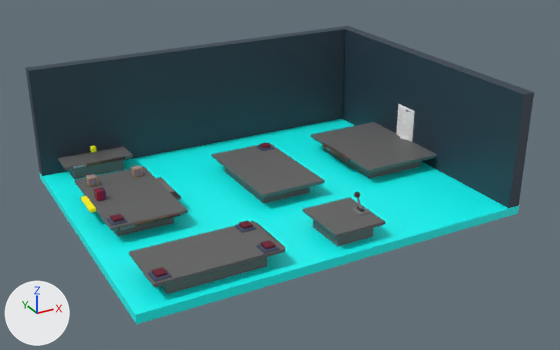
The FBX model Resources/Assets/WIP/FBX/Level[BoxConundrum].fbx as it was, and as the next commit left it.
Before and after are seen from a 50 mm lens placed at (-0.396, -0.743, 0.367), pointed at (0.003, -0.018, 0.004). Every picture has the same lights, and +X, +Y and +Z are marked at lower left. Where no turn or scale is listed for an object, it has been applied to the vertices.
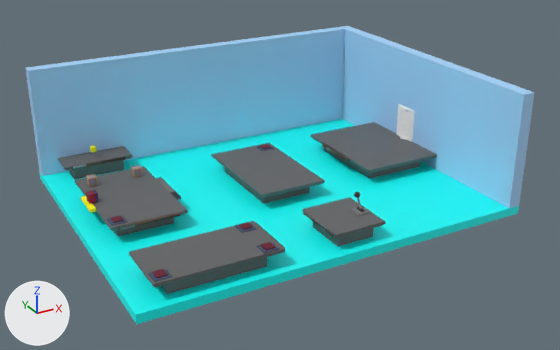
Location of each change, (x1, y1, x2, y2) in pixels of the pictures (560 x 350 px):
'polySurface11', recoloured (cyan to blue): (26, 26, 347, 176) in both
'polySurface10', recoloured: (342, 26, 535, 208) in both
'pCube16', moved: before (94, 187, 106, 201); after (86, 190, 99, 203)
'pCube17', added: after (303, 211, 335, 237)
'button1', moved: before (152, 267, 168, 278); after (152, 269, 168, 279)
'button5', moved: before (260, 240, 276, 250); after (260, 242, 276, 250)
'button3', moved: before (239, 221, 253, 229); after (239, 222, 253, 230)
'button4', moved: before (259, 143, 271, 149); after (260, 144, 271, 149)
'pCube10', moved: before (257, 223, 285, 248); after (258, 224, 285, 248)

What changed in the scene script:
```text
Change mat_wallmat:
    mat_wallmat.base_color: (0.0228, 0.0446, 0.0684) -> (0.392, 0.683, 1.0)  # dark blue #2a3c4a -> blue #a8d7ff
Add me_mesh_032:
    me_mesh_032.from_pydata(...)  # a box spanning x -0.0165..0.0165, y -0.0301..0.0301, z -0.0016..0.0016
    me_mesh_032.materials.append(mat_drawbridge)  # picture img_simplebooks_png
Change ob_pcube10:
    ob_pcube10.location: (-0.1042, -0.134, -0.0023) -> (-0.0883, -0.134, -0.0023)
Change ob_pcube16:
    ob_pcube16.location: (-0.1964, 0.0277, 0.0061) -> (-0.2059, 0.0253, 0.0061)
Change ob_button1:
    ob_button1.location: (-0.197, -0.156, 0.0032) -> (-0.197, -0.156, 0.0017)
Change ob_button3:
    ob_button3.location: (-0.0869, -0.1095, 0.0032) -> (-0.0869, -0.1095, 0.0017)
Change ob_button5:
    ob_button5.location: (-0.0869, -0.1578, 0.0032) -> (-0.0869, -0.1578, 0.0017)
Change ob_button4:
    ob_button4.location: (0.0329, 0.0752, 0.0032) -> (0.0329, 0.0752, 0.0017)
Add ob_pcube17:
    ob_pcube17 = bpy.data.objects.new('pCube17', me_mesh_032)
    ob_pcube17.location = (0.0005, -0.134, -0.0023)
```
